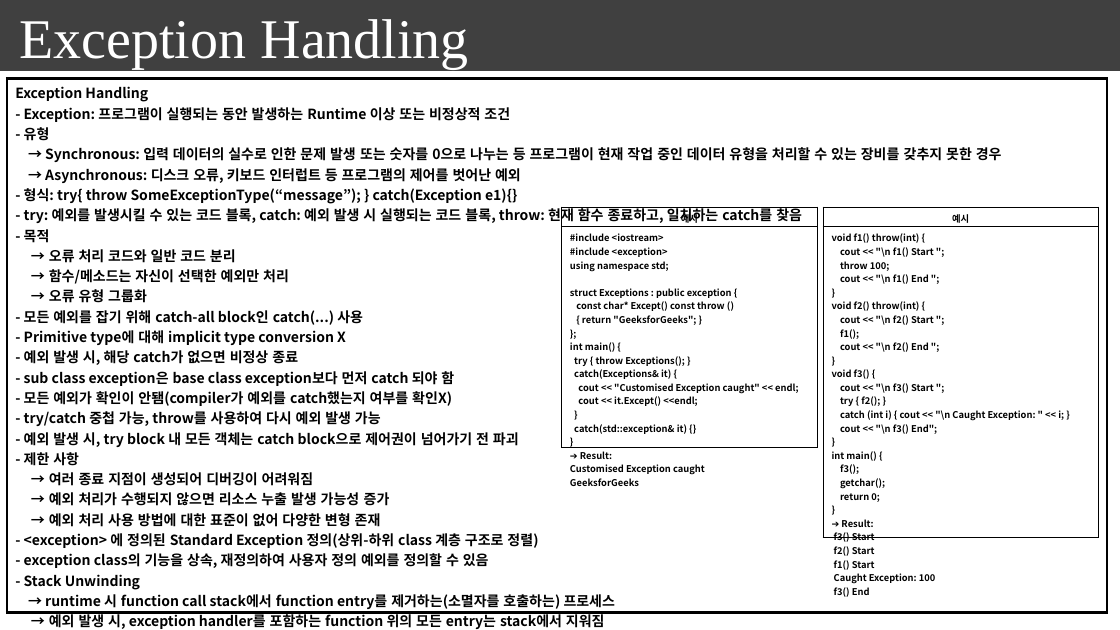
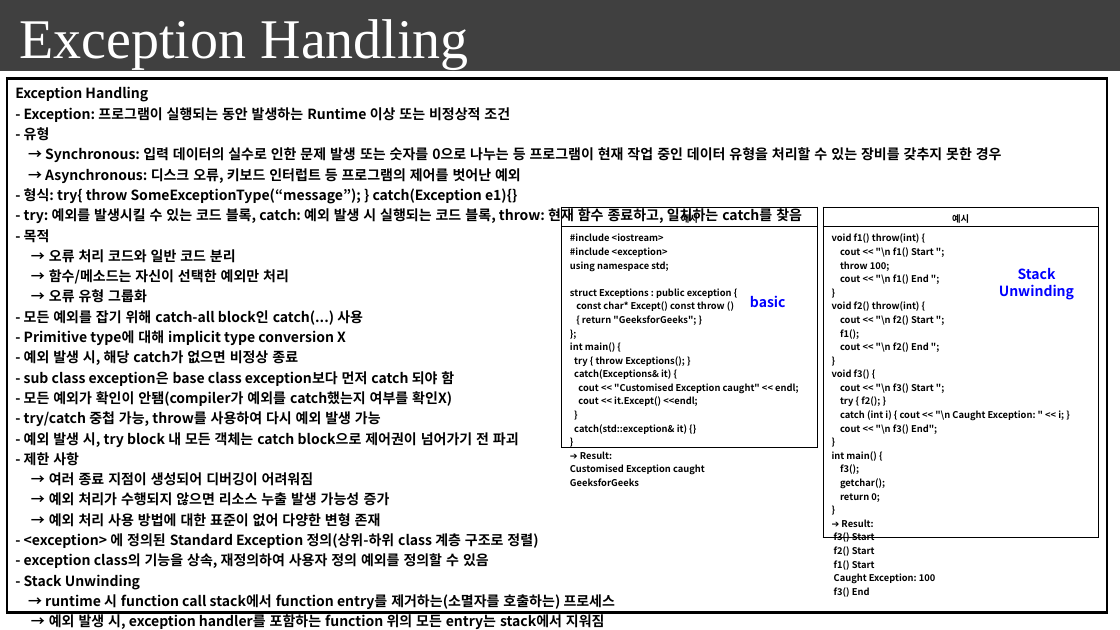
Before and after one commit to seonghokim/Study, a slide deck: slide 38 of everything in c++.pptx. Drawn at 1120x630 pixels with LibreOffice and Linux fonts; fonts in the diff are those of the drawing; background and template pictures are left out. Boxes give left, top, right and bottom in pixels: in the first picture for what was removed or moved away, otherwise in the second. Text is boxed around its words. In the diff, an @@ line names an element or a change of style, - is before the commit and + after.

```diff
--- a/everything in c++.pptx
+++ b/everything in c++.pptx
@@ text added at [999,268,1074,300], 12 pt, text #0000FF, bold @@
+Stack Unwinding
@@ text added at [750,295,786,308], 12 pt, text #0000FF, bold @@
+basic
```
Also in this commit, not shown: 8 other slides changed, 5 slides added.
